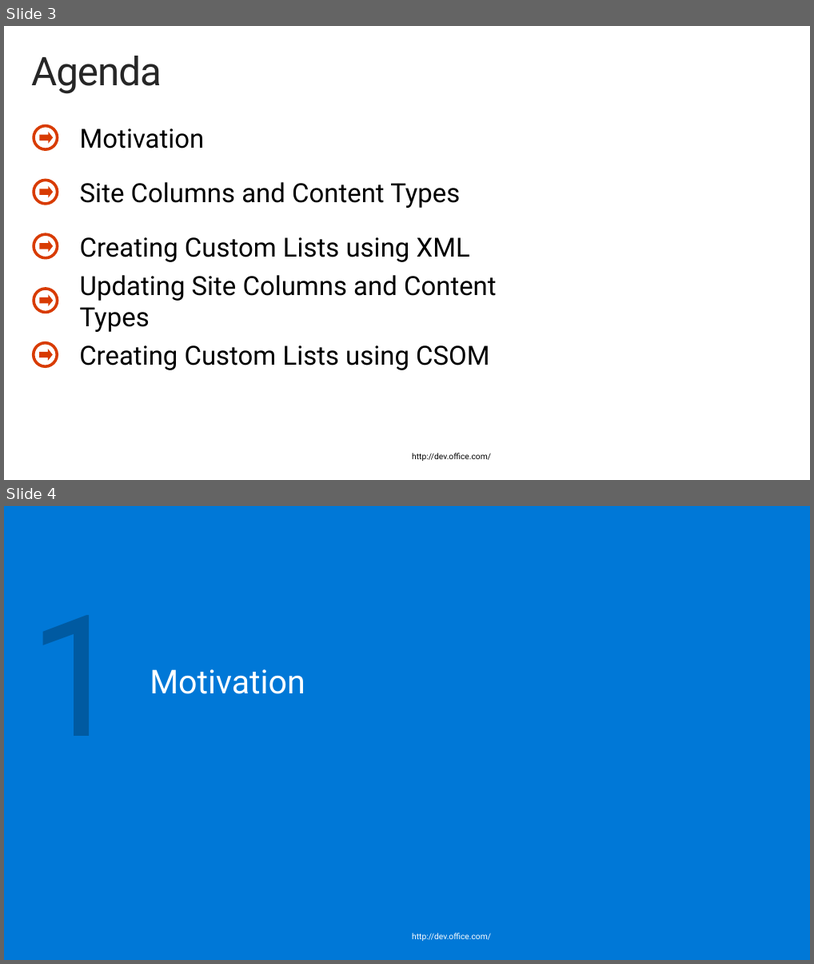
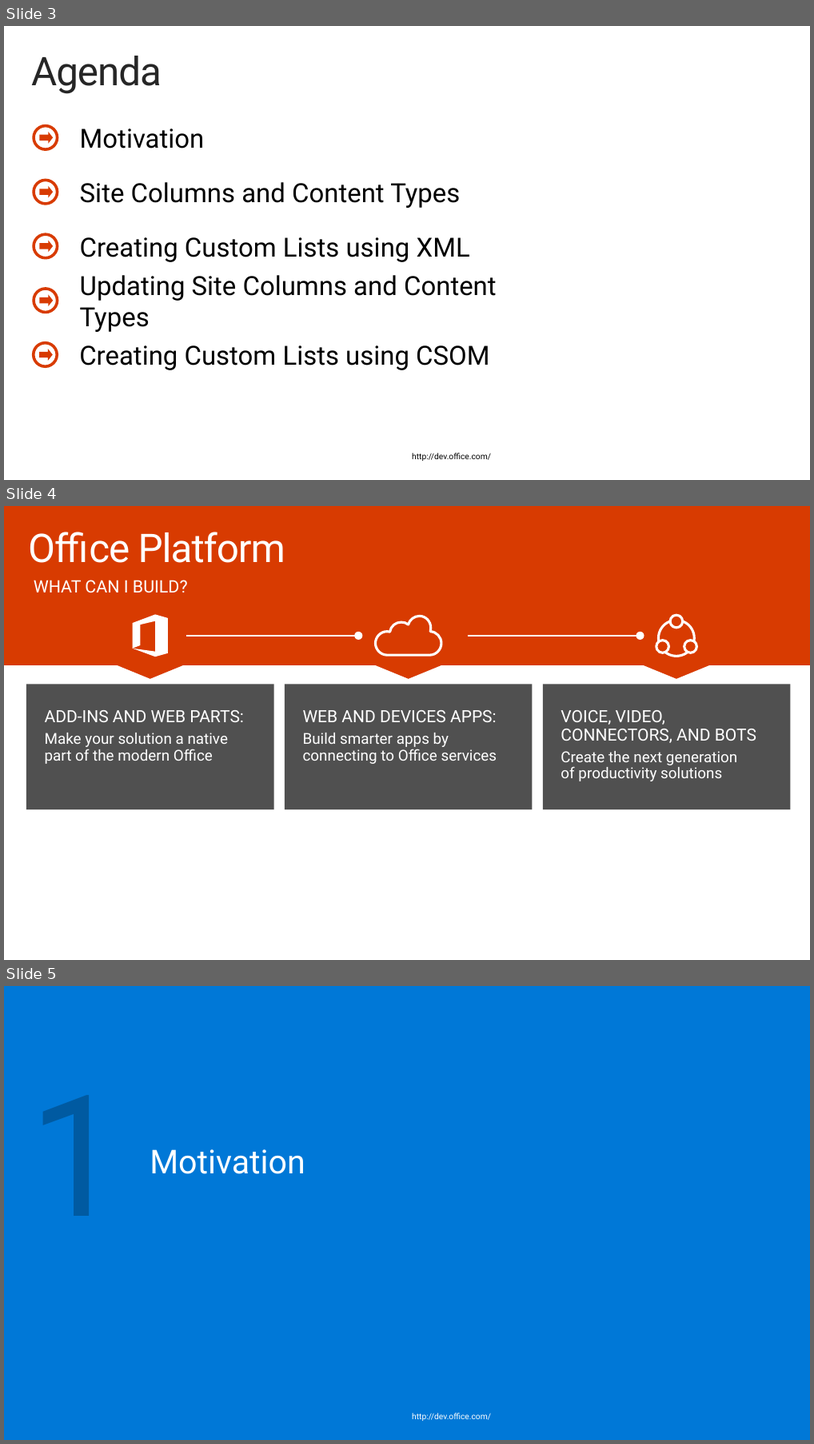
Before and after one commit to fabbbiob/TrainingContent, a slide deck: O3656/O3656-2 Deep dive into SharePoint lists for data storage/O3656-2 Deep dive into SharePoint lists for data storage.pptx. Shown one above the other, each under a label of ours: slides 3 and 4 before the commit, slides 3, 4 and 5 after it. The pictures are 814x964 and 814x1444 pixels, drawn with LibreOffice and Linux fonts; fonts in the diff are those of the drawing; background and template pictures are left out. Boxes give left, top, right and bottom in pixels: in the first picture for what was removed or moved away, otherwise in the second. Text is boxed around its words. In the diff, an @@ line names an element or a change of style, - is before the commit and + after.

```diff
--- a/O3656/O3656-2 Deep dive into SharePoint lists for data storage/O3656-2 Deep dive into SharePoint lists for data storage.pptx
+++ b/O3656/O3656-2 Deep dive into SharePoint lists for data storage/O3656-2 Deep dive into SharePoint lists for data storage.pptx
@@ slide 4 added at bbox=[4, 506, 810, 960], background #FFFFFF @@
@@ rectangle added at bbox=[4, 506, 810, 665], fill #D83B01 @@
@@ text added at bbox=[28, 532, 286, 563], 48 pt, text #FFFFFF @@
+Office Platform
@@ text added at bbox=[34, 580, 188, 593], 20.8 pt, text #FFFFFF @@
+WHAT CAN I BUILD?
@@ freeform shape added at bbox=[133, 615, 168, 656], fill #FFFFFF @@
@@ freeform shape added at bbox=[376, 616, 442, 655], outline #FFFFFF 3 pt @@
@@ arrow added from (186, 636) to (358, 636), #FFFFFF 1.5 pt @@
@@ arrow added from (468, 636) to (640, 636), #FFFFFF 1.5 pt @@
@@ group added at bbox=[657, 615, 697, 656]: 4 ellipses @@
@@ triangle added at bbox=[114, 664, 186, 679], fill #D83B01 @@
@@ triangle added at bbox=[372, 664, 445, 679], fill #D83B01 @@
@@ triangle added at bbox=[640, 664, 713, 679], fill #D83B01 @@
@@ rectangle added at bbox=[26, 684, 274, 809], fill #505050, 18.4 pt, text #FFFFFF @@
+ADD-INS AND WEB PARTS:
+Make your solution a native
+part of the modern Office
@@ rectangle added at bbox=[285, 684, 532, 809], fill #505050, 18.4 pt, text #FFFFFF @@
+WEB AND DEVICES APPS:
+Build smarter apps by
+connecting to Office services
@@ rectangle added at bbox=[543, 684, 791, 809], fill #505050, 18.4 pt, text #FFFFFF @@
+VOICE, VIDEO, CONNECTORS, AND BOTS
+Create the next generation
+of productivity solutions
@@ what was slide 4 is now slide 5 @@
```
Also in this commit, not shown: 2 other files.
